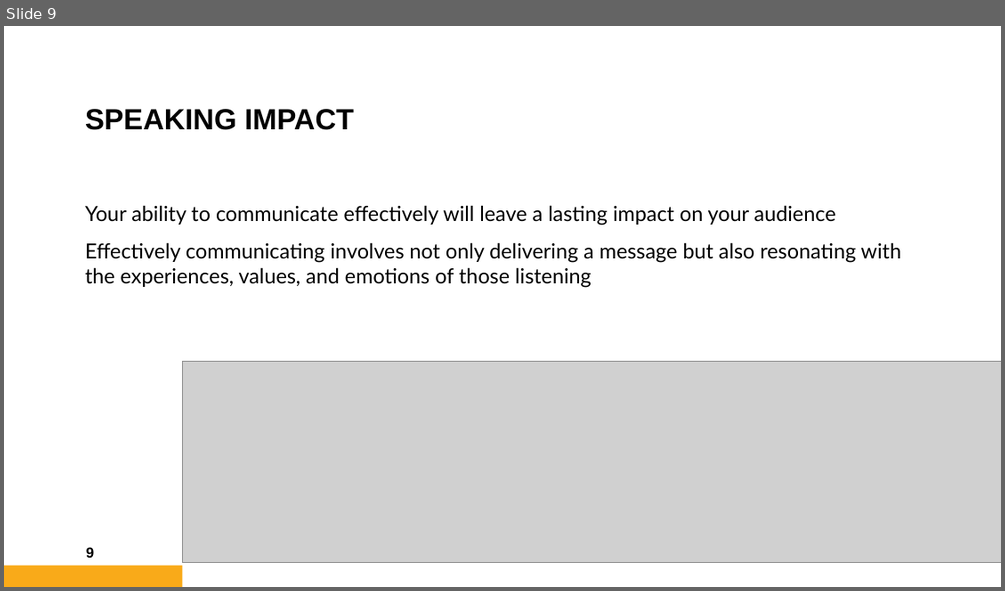
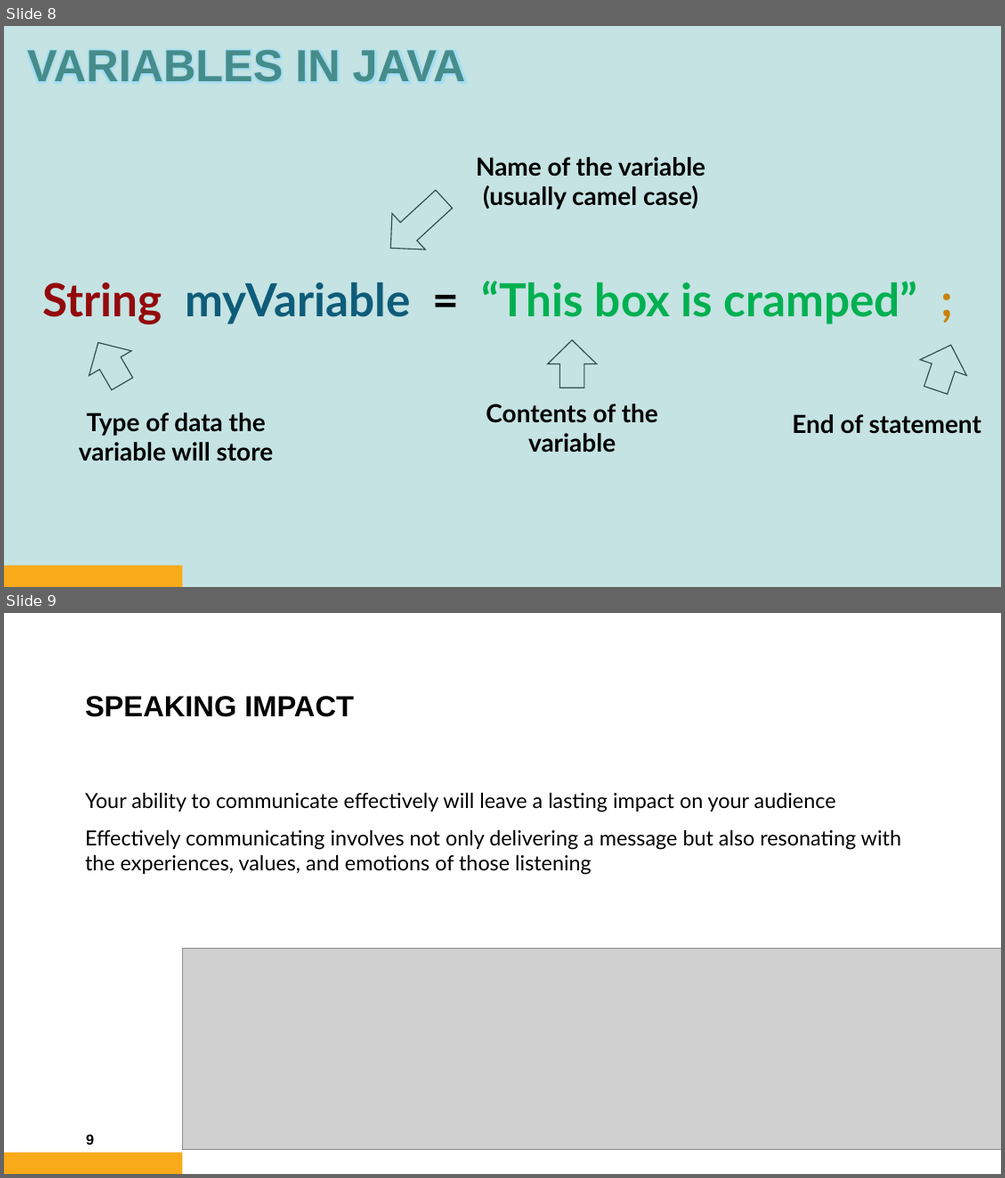
Before and after one commit to AlmightyHairball/RobotJavaClass2024, a slide deck: Presentation/Part-1.pptx. Shown one above the other, each under a label of ours: slide 9 before the commit, slides 8 and 9 after it. The pictures are 1005x591 and 1005x1178 pixels, drawn with LibreOffice and Linux fonts; fonts in the diff are those of the drawing; grey boxes stand for pictures; background and template pictures are left out. Boxes give left, top, right and bottom in pixels: in the first picture for what was removed or moved away, otherwise in the second. Text is boxed around its words. In the diff, an @@ line names an element or a change of style, - is before the commit and + after.

```diff
--- a/Presentation/Part-1.pptx
+++ b/Presentation/Part-1.pptx
@@ slide 8 added at (4,26,1001,587), background #C5E3E3; not listed: 1 template element that a slide beside it also shows @@
@@ title added at (27,50,466,82), 43.2 pt, text #468C8A, bold @@
+VARIABLES IN JAVA
@@ text added at (476,157,705,209), 24 pt, text #000000, bold @@
+Name of the variable (usually camel case)
@@ right arrow added at (373,181,461,266), fill #C5E3E3, outline #2D4E4D 1 pt @@
@@ text added at (43,281,918,324), 44 pt, text #00B050, bold @@
+String myVariable = “This box is cramped” ;
@@ right arrow added at (77,330,144,396), fill #C5E3E3, outline #2D4E4D 1 pt @@
@@ right arrow added at (548,340,597,388), fill #C5E3E3, outline #2D4E4D 1 pt @@
@@ right arrow added at (912,338,974,398), fill #C5E3E3, outline #2D4E4D 1 pt @@
@@ text added at (79,412,274,461), 24 pt, text #000000, bold @@
+Type of data the variable will store
@@ text added at (485,403,658,452), 24 pt, text #000000, bold @@
+Contents of the variable
@@ text added at (792,414,981,434), 24 pt, text #000000, bold @@
+End of statement
```
Also in this commit, not shown: 5 slides changed, 1 other slide added, 2 slides removed.
